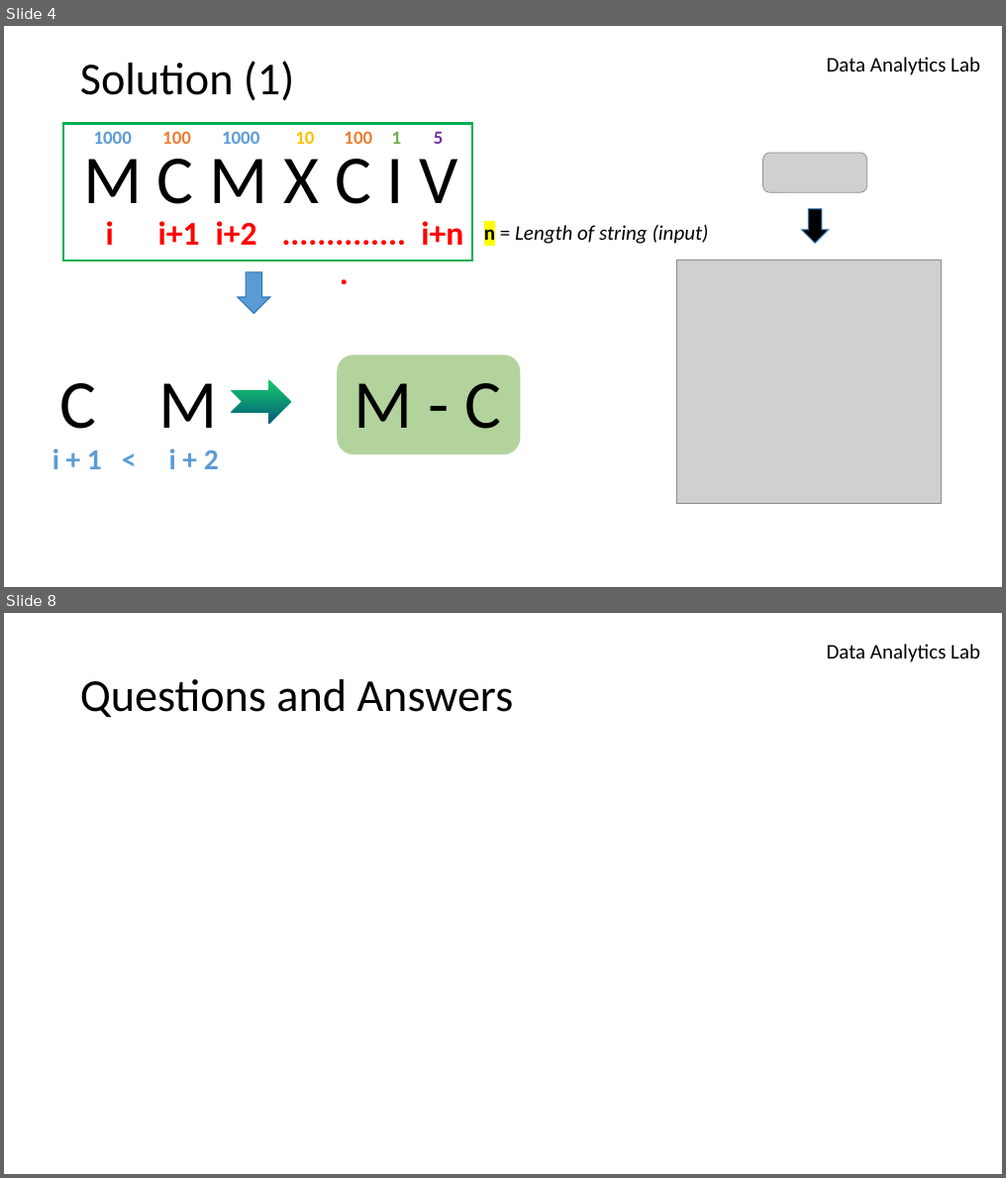
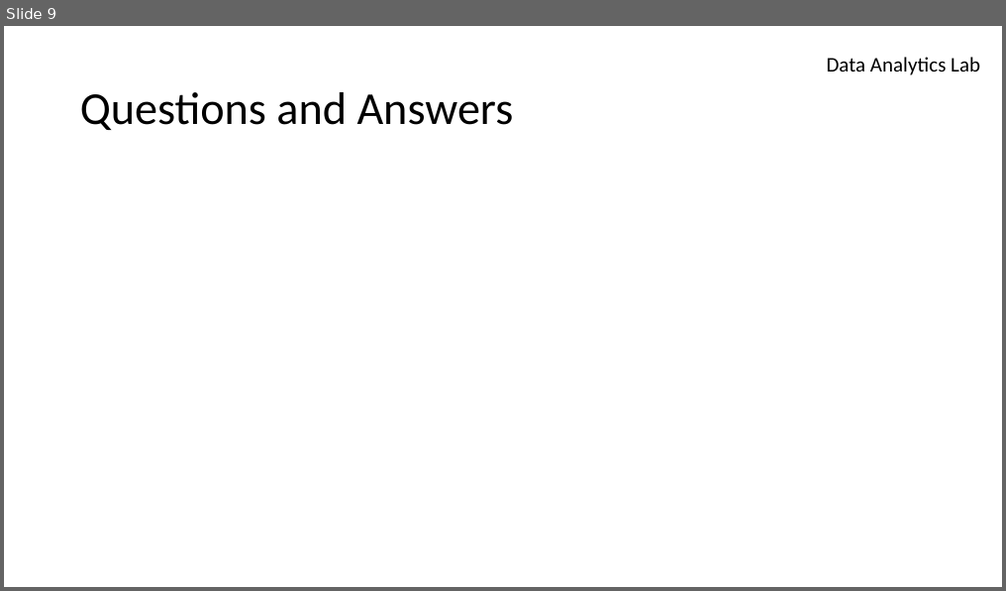
Before and after one commit to azimjaan21/algoMAP, a slide deck: Arrays & Strings/#3.pptx. Shown one above the other, each under a label of ours: slides 4 and 8 before the commit, slide 9 after it; the slides between them are not shown. The pictures are 1006x1178 and 1006x591 pixels, drawn with LibreOffice and Linux fonts; fonts in the diff are those of the drawing; grey boxes stand for pictures; background and template pictures are left out. Boxes give left, top, right and bottom in pixels: in the first picture for what was removed or moved away, otherwise in the second. Text is boxed around its words. In the diff, an @@ line names an element or a change of style, - is before the commit and + after.

```diff
--- a/Arrays & Strings/#3.pptx
+++ b/Arrays & Strings/#3.pptx
@@ slide 4 removed at (x1=4, y1=26, x2=1002, y2=587), background #FFFFFF; not listed: 1 template element that a slide beside it also shows @@
@@ title removed at (x1=80, y1=61, x2=294, y2=101) @@
-Solution (1)
@@ rectangle removed at (x1=63, y1=123, x2=472, y2=261) @@
@@ picture removed at (x1=763, y1=153, x2=867, y2=192) @@
@@ group removed at (x1=83, y1=131, x2=463, y2=257): 13 texts @@
-M C M X C I V
-1000
-1000
-10
-1
-5
-100
-100
-i
-i+1
-i+2
-...............
-i+n
@@ text removed at (x1=484, y1=225, x2=709, y2=247) @@
-n = Length of string (input)
@@ down arrow removed at (x1=802, y1=209, x2=829, y2=244) @@
@@ picture removed at (x1=677, y1=260, x2=941, y2=503) @@
@@ down arrow removed at (x1=238, y1=273, x2=270, y2=313) @@
@@ notched right arrow removed at (x1=231, y1=379, x2=291, y2=424) @@
@@ rounded rectangle removed at (x1=338, y1=356, x2=521, y2=455) @@
@@ text removed at (x1=60, y1=383, x2=217, y2=429) @@
-C M
@@ text removed at (x1=354, y1=383, x2=502, y2=429) @@
-M - C
@@ text removed at (x1=53, y1=449, x2=219, y2=470) @@
-i + 1 < i + 2
@@ what was slide 8 is now slide 9 @@
```
Also in this commit, not shown: 5 slides changed, 3 slides added, 1 other slide removed, 2 other files.
